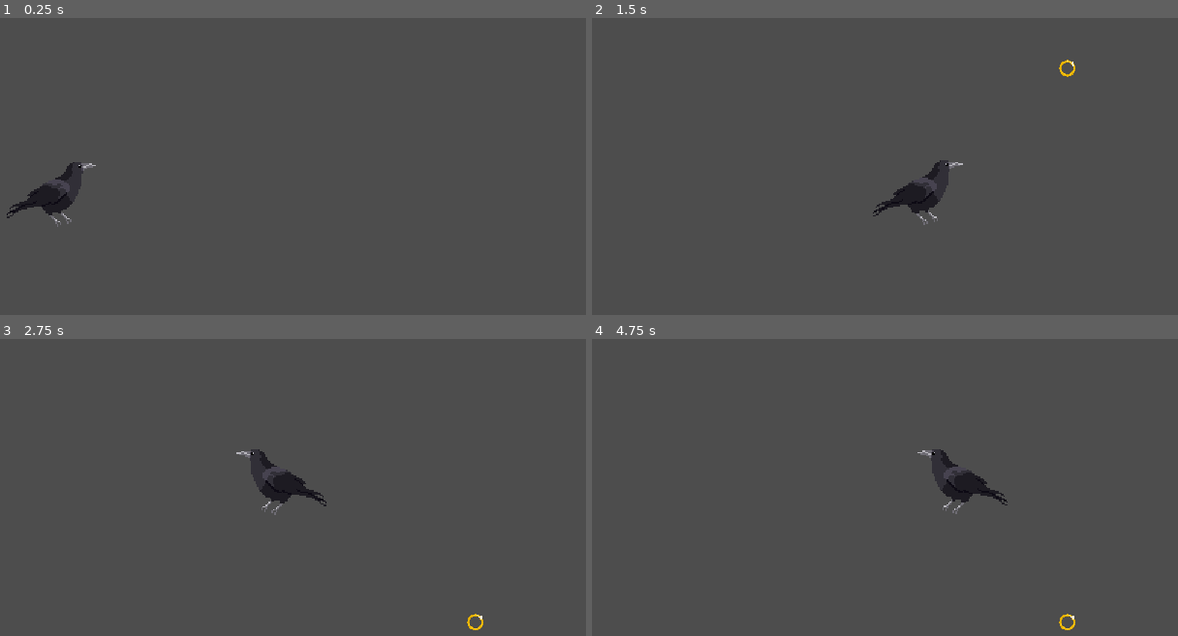
Above: before the commit, frames 1-4 (two rows, left to right).
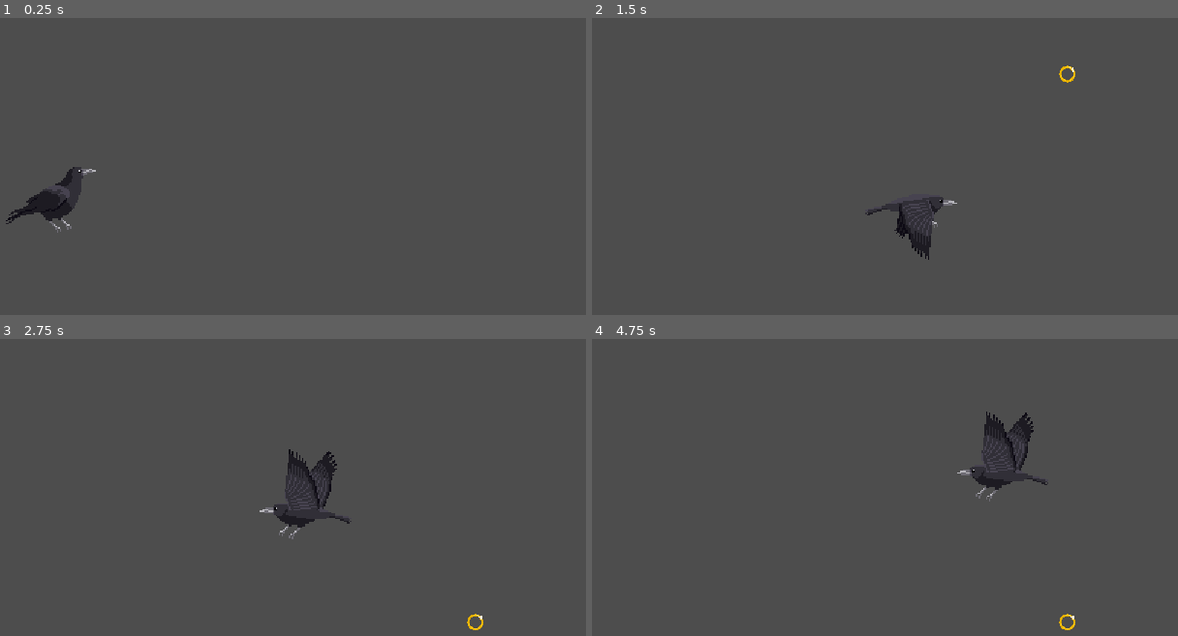
Above: after the commit, the same moments.

Repository: emilierummer/wizards-wingman
Game: Godot game, scene res://tutorial/tutorial.tscn
The game is run twice, just before and just after one commit, with the same random seed, the same clock (stepped at 60 frames per second) and the same inputs. The engine's default icon, where the game draws it, is replaced by a stand-in: a white triangle on a blue panel in a dark square.
Inputs:
- Up to frame 1 (0.25 s): no input
- Up to frame 2 (1.5 s): hold W (MoveUp) 0.53-1.28 s; hold D (MoveRight) from 0.53 s (still down); tap Q (Beak) at 0.6 s; tap W (MoveUp) at 1.35 s
- Up to frame 3 (2.75 s): tap W (MoveUp) at 1.52, 1.82 s; tap Q (Beak) at 1.55, 2.1 s; release D (MoveRight) at 2.03 s; hold A (MoveLeft) from 2.03 s (still down); hold W (MoveUp) from 2.03 s (still down)
- Up to frame 4 (4.75 s): release A (MoveLeft) at 2.78 s; release W (MoveUp) at 2.78 s; hold D (MoveRight) 2.78-4.28 s; tap E (Claws) at 2.85 s; tap W (MoveUp) at 3.02, 3.32, 4.35, 4.52 s; tap Q (Beak) at 3.05, 3.6, 4.55 s; hold W (MoveUp) 3.53-4.28 s; hold A (MoveLeft) from 4.28 s (still down)

The runs differ from the first frame. In frame 1, 0.7% of the frame differs, in the area x 0-17%, y 48-73%; in frame 2, 1.7%; in frame 3, 2.1%; in frame 4, 2.5%, in the area x 55-78%, y 24-59%.

Commit message:
feat: crow flying animation

Diff:
--- a/crow/crow.gd
+++ b/crow/crow.gd
@@ -8,6 +8,7 @@
 ## Onready Variables
 @onready var Pivot = $Pivot
 @onready var BodyCollider = $BodyCollider
+@onready var BodyAnimator = $BodyAnimations
 
 @onready var ClawArea = $Pivot/ClawArea
 @onready var BeakArea = $Pivot/BeakArea
@@ -49,6 +50,17 @@
 		held_beak = item
 
 
+#func _process(_delta):
+	#if is_on_floor():
+		#print("playing idle")
+		#BodyAnimator.clear_queue()
+		#BodyAnimator.play("idle")
+	#else:
+		#print("playing flap_wings")
+		#BodyAnimator.clear_queue()
+		#BodyAnimator.play("flap_wings")
+
+
 func _physics_process(delta):
 	############### MOVEMENT ###############
 	var speed = GROUND_SPEED if is_on_floor() else FLIGHT_SPEED
@@ -66,6 +78,7 @@
 	## Fly
 	if Input.is_action_pressed("MoveUp"):
 		velocity.y = -speed
+		BodyAnimator.play("flap_wings")
 
 	## Gravity
 	velocity.y += GRAVITY * delta # apply gravity
@@ -73,7 +86,7 @@
 	## Move
 	move_and_slide()
 
-	############### ACTIONS ###############
+	################ ACTIONS ###############
 	if Input.is_action_just_pressed("Beak"):
 		if held_beak:
 			held_beak = null
@@ -86,6 +99,13 @@
 			held_claws = null
 		elif claw_object:
 			held_claws = claw_object
+
+	############## ANIMATIONS ##############
+	if is_on_floor():
+		if BodyAnimator.current_animation == "flap_wings":
+			BodyAnimator.stop()
+			BodyAnimator.queue("RESET")
+			BodyAnimator.queue("idle")
 
 
 
--- a/crow/crow.tscn
+++ b/crow/crow.tscn
@@ -1,9 +1,11 @@
-[gd_scene load_steps=13 format=3 uid="uid://bkx8cgllgvkhp"]
+[gd_scene load_steps=16 format=3 uid="uid://bkx8cgllgvkhp"]
 
 [ext_resource type="Script" path="res://crow/crow.gd" id="1_dk3t8"]
 [ext_resource type="Texture2D" uid="uid://c7fahpdx4ubet" path="res://crow/sprite_sheets/crow_wing.png" id="2_styte"]
 [ext_resource type="Texture2D" uid="uid://cscwk38e08os6" path="res://crow/sprite_sheets/crow_body.png" id="3_kdnd6"]
 [ext_resource type="Texture2D" uid="uid://dfvetcc6vg514" path="res://crow/sprite_sheets/crow_eye.png" id="4_i2mfa"]
+[ext_resource type="Texture2D" uid="uid://bcyvtff8m5mbj" path="res://crow/sprite_sheets/crow_flying_wings_up.png" id="5_kj565"]
+[ext_resource type="Texture2D" uid="uid://cbp78jyuwfqvx" path="res://crow/sprite_sheets/crow_flying_wings_down.png" id="6_75ln5"]
 
 [sub_resource type="RectangleShape2D" id="RectangleShape2D_67sh8"]
 size = Vector2(24, 3)
@@ -36,6 +38,167 @@
 "transitions": PackedFloat32Array(1),
 "update": 1,
 "values": [Vector2(0, 1)]
+}
+tracks/2/type = "value"
+tracks/2/imported = false
+tracks/2/enabled = true
+tracks/2/path = NodePath("Pivot/BodySprite:texture")
+tracks/2/interp = 1
+tracks/2/loop_wrap = true
+tracks/2/keys = {
+"times": PackedFloat32Array(0),
+"transitions": PackedFloat32Array(1),
+"update": 1,
+"values": [ExtResource("3_kdnd6")]
+}
+tracks/3/type = "value"
+tracks/3/imported = false
+tracks/3/enabled = true
+tracks/3/path = NodePath("Pivot/WingSprite:visible")
+tracks/3/interp = 1
+tracks/3/loop_wrap = true
+tracks/3/keys = {
+"times": PackedFloat32Array(0),
+"transitions": PackedFloat32Array(1),
+"update": 1,
+"values": [true]
+}
+tracks/4/type = "value"
+tracks/4/imported = false
+tracks/4/enabled = true
+tracks/4/path = NodePath("Pivot/BodySprite/EyeSprite:position")
+tracks/4/interp = 1
+tracks/4/loop_wrap = true
+tracks/4/keys = {
+"times": PackedFloat32Array(0),
+"transitions": PackedFloat32Array(1),
+"update": 0,
+"values": [Vector2(0, 0)]
+}
+tracks/5/type = "value"
+tracks/5/imported = false
+tracks/5/enabled = true
+tracks/5/path = NodePath("BodyCollider:polygon")
+tracks/5/interp = 1
+tracks/5/loop_wrap = true
+tracks/5/keys = {
+"times": PackedFloat32Array(0),
+"transitions": PackedFloat32Array(1),
+"update": 0,
+"values": [PackedVector2Array(8, 12, 14, 21, 4, 24, -4, 15, -7, 10, -31, 18, -29, 11, -4, -7, 7, -12, 15, -21, 31, -19, 22, -14, 19, 0, 13, 10)]
+}
+tracks/6/type = "value"
+tracks/6/imported = false
+tracks/6/enabled = true
+tracks/6/path = NodePath("Pivot/BeakArea/BeakCollisionShape:position")
+tracks/6/interp = 1
+tracks/6/loop_wrap = true
+tracks/6/keys = {
+"times": PackedFloat32Array(0),
+"transitions": PackedFloat32Array(1),
+"update": 0,
+"values": [Vector2(-26, 17)]
+}
+tracks/7/type = "value"
+tracks/7/imported = false
+tracks/7/enabled = true
+tracks/7/path = NodePath("BodyCollider:position")
+tracks/7/interp = 1
+tracks/7/loop_wrap = true
+tracks/7/keys = {
+"times": PackedFloat32Array(0),
+"transitions": PackedFloat32Array(1),
+"update": 0,
+"values": [Vector2(0, 4)]
+}
+
+[sub_resource type="Animation" id="Animation_hxucm"]
+resource_name = "flap_wings"
+length = 0.5
+loop_mode = 1
+tracks/0/type = "value"
+tracks/0/imported = false
+tracks/0/enabled = true
+tracks/0/path = NodePath("Pivot/WingSprite:visible")
+tracks/0/interp = 1
+tracks/0/loop_wrap = true
+tracks/0/keys = {
+"times": PackedFloat32Array(0),
+"transitions": PackedFloat32Array(1),
+"update": 1,
+"values": [false]
+}
+tracks/1/type = "value"
+tracks/1/imported = false
+tracks/1/enabled = true
+tracks/1/path = NodePath("Pivot/BodySprite:texture")
+tracks/1/interp = 1
+tracks/1/loop_wrap = true
+tracks/1/keys = {
+"times": PackedFloat32Array(0, 0.25, 0.5),
+"transitions": PackedFloat32Array(1, 1, 1),
+"update": 1,
+"values": [ExtResource("5_kj565"), ExtResource("6_75ln5"), ExtResource("5_kj565")]
+}
+tracks/2/type = "value"
+tracks/2/imported = false
+tracks/2/enabled = true
+tracks/2/path = NodePath("Pivot/BodySprite/EyeSprite:position")
+tracks/2/interp = 1
+tracks/2/loop_wrap = true
+tracks/2/keys = {
+"times": PackedFloat32Array(0, 0.25, 0.5),
+"transitions": PackedFloat32Array(1, 1, 1),
+"update": 1,
+"values": [Vector2(0, 29), Vector2(0, 10), Vector2(0, 29)]
+}
+tracks/3/type = "value"
+tracks/3/imported = false
+tracks/3/enabled = true
+tracks/3/path = NodePath("BodyCollider:polygon")
+tracks/3/interp = 1
+tracks/3/loop_wrap = true
+tracks/3/keys = {
+"times": PackedFloat32Array(0),
+"transitions": PackedFloat32Array(1),
+"update": 1,
+"values": [PackedVector2Array(15, 12, 5, 15, -3, 5, -17, 1, -34, 4, -35, 0, -13, -10, 7, -10, 18, -9, 28, -4, 18, -2, 9, 4)]
+}
+tracks/4/type = "value"
+tracks/4/imported = false
+tracks/4/enabled = true
+tracks/4/path = NodePath("Pivot/BodySprite:position")
+tracks/4/interp = 1
+tracks/4/loop_wrap = true
+tracks/4/keys = {
+"times": PackedFloat32Array(0, 0.25, 0.5),
+"transitions": PackedFloat32Array(1, 1, 1),
+"update": 1,
+"values": [Vector2(-4, -8), Vector2(-4, 11), Vector2(-4, -8)]
+}
+tracks/5/type = "value"
+tracks/5/imported = false
+tracks/5/enabled = true
+tracks/5/path = NodePath("Pivot/BeakArea/BeakCollisionShape:position")
+tracks/5/interp = 1
+tracks/5/loop_wrap = true
+tracks/5/keys = {
+"times": PackedFloat32Array(0),
+"transitions": PackedFloat32Array(1),
+"update": 0,
+"values": [Vector2(-30, 38)]
+}
+tracks/6/type = "value"
+tracks/6/imported = false
+tracks/6/enabled = true
+tracks/6/path = NodePath("BodyCollider:position")
+tracks/6/interp = 1
+tracks/6/loop_wrap = true
+tracks/6/keys = {
+"times": PackedFloat32Array(0),
+"transitions": PackedFloat32Array(1),
+"update": 0,
+"values": [Vector2(0, 12)]
 }
 
 [sub_resource type="Animation" id="Animation_ujy7g"]
@@ -70,6 +233,7 @@
 [sub_resource type="AnimationLibrary" id="AnimationLibrary_8j0bv"]
 _data = {
 "RESET": SubResource("Animation_uo5m5"),
+"flap_wings": SubResource("Animation_hxucm"),
 "idle": SubResource("Animation_ujy7g")
 }
 
@@ -115,14 +279,14 @@
 script = ExtResource("1_dk3t8")
 
 [node name="HeldItemCollisionShape" type="CollisionPolygon2D" parent="."]
-visible = false
 position = Vector2(9, 22)
 
 [node name="BodyCollider" type="CollisionPolygon2D" parent="."]
-visible = false
+position = Vector2(0, 4)
 polygon = PackedVector2Array(8, 12, 14, 21, 4, 24, -4, 15, -7, 10, -31, 18, -29, 11, -4, -7, 7, -12, 15, -21, 31, -19, 22, -14, 19, 0, 13, 10)
 
 [node name="Pivot" type="Node2D" parent="."]
+position = Vector2(0, 4)
 
 [node name="BodySprite" type="Sprite2D" parent="Pivot"]
 position = Vector2(0, 1)
@@ -137,22 +301,19 @@
 texture = ExtResource("2_styte")
 
 [node name="BeakArea" type="Area2D" parent="Pivot"]
-visible = false
 position = Vector2(25, -18)
 
 [node name="BeakCollisionShape" type="CollisionPolygon2D" parent="Pivot/BeakArea"]
-position = Vector2(-26, 18)
-polygon = PackedVector2Array(21, -20, 22, -13, 37, -18, 28, -21)
+position = Vector2(-26, 17)
+polygon = PackedVector2Array(22, -21, 22, -13, 38, -17)
 
 [node name="BeakFloorArea" type="Area2D" parent="Pivot"]
-visible = false
 
 [node name="BeakFloorCollisionShape" type="CollisionShape2D" parent="Pivot/BeakFloorArea"]
 position = Vector2(26, 24)
 shape = SubResource("RectangleShape2D_67sh8")
 
 [node name="ClawArea" type="Area2D" parent="Pivot"]
-visible = false
 position = Vector2(9, 22)
 
 [node name="ClawCollisionShape" type="CollisionShape2D" parent="Pivot/ClawArea"]
Binary file added: crow/sprite_sheets/crow_flying_wings_down.png
Not shown, added: crow/sprite_sheets/crow_flying_wings_down.png.import
Binary file added: crow/sprite_sheets/crow_flying_wings_up.png
Not shown, added: crow/sprite_sheets/crow_flying_wings_up.png.import
Not shown, changed: crow/sprite_sheets/.DS_Store
